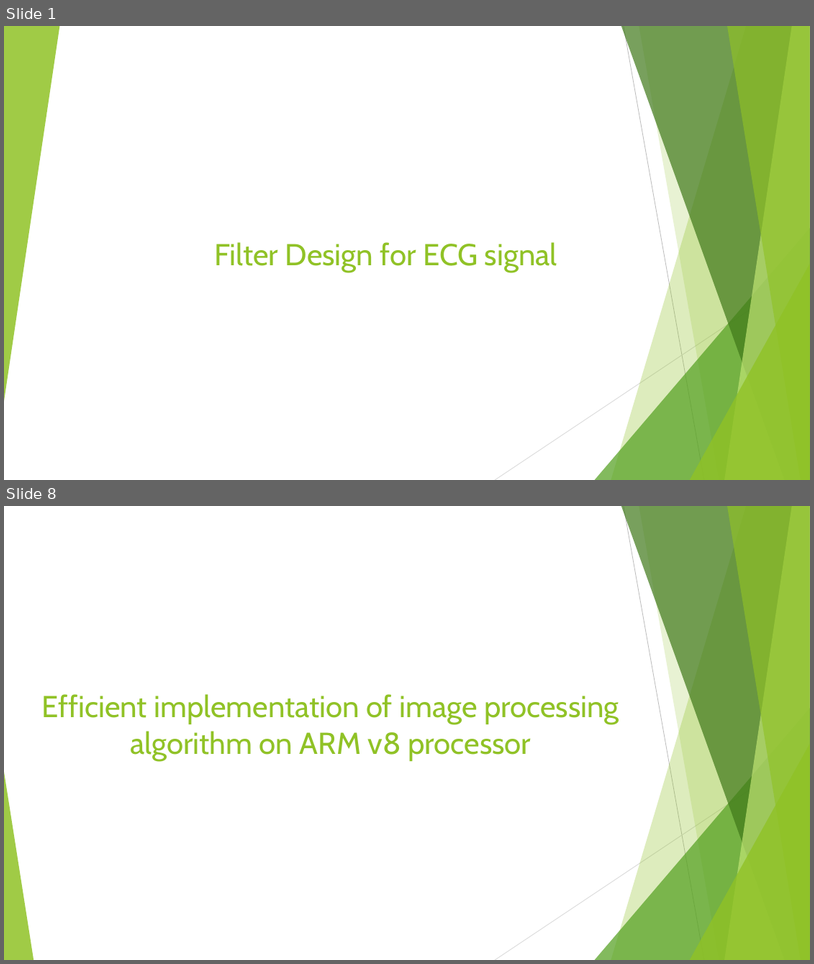
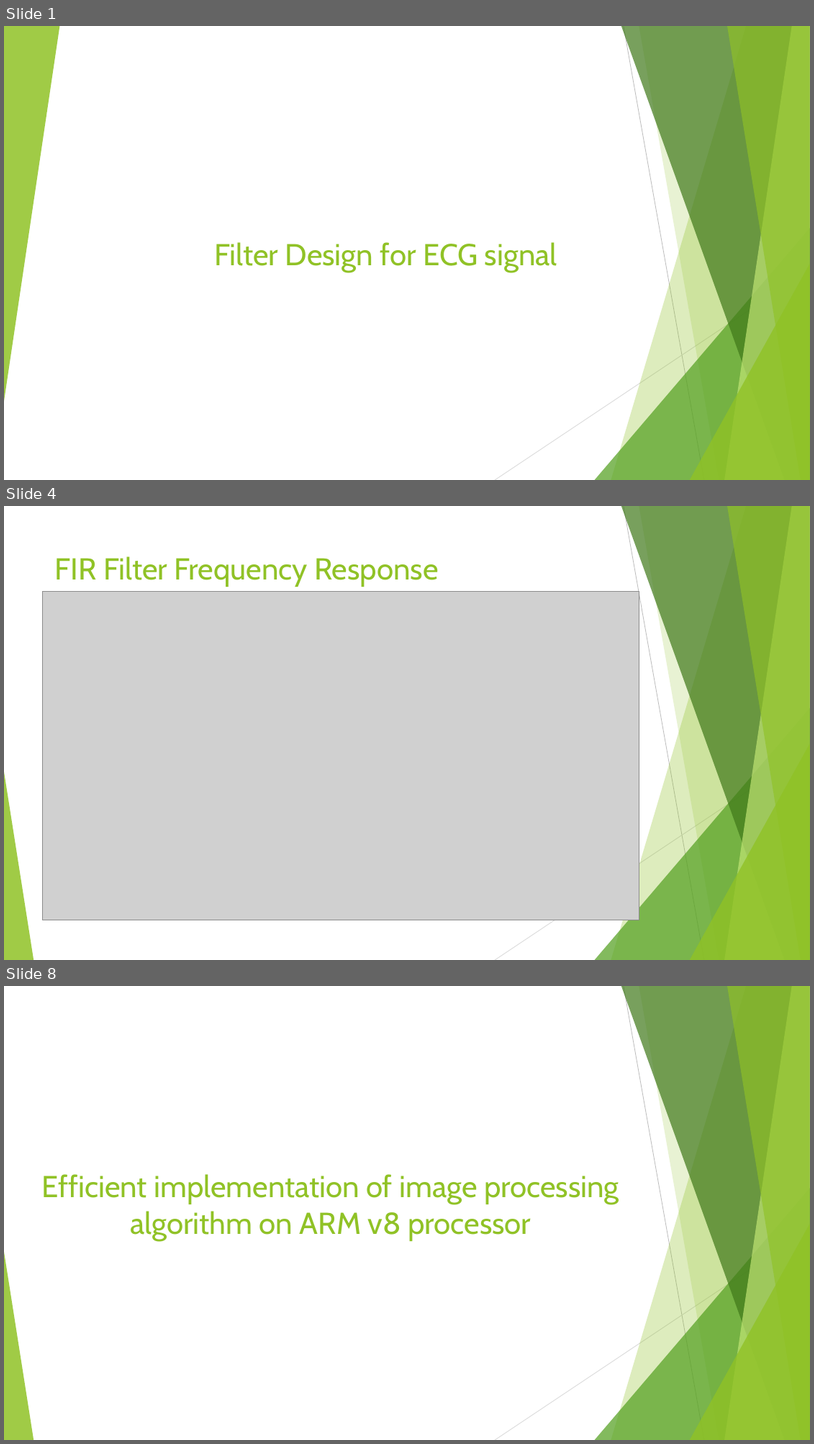
Before and after one commit to UmeshDeshmukh/Presentation, a slide deck: Presentation_E.pptx. Shown one above the other, each under a label of ours: slides 1 and 8 before the commit, slides 1, 4 and 8 after it; the slides between them are not shown. The pictures are 814x964 and 814x1444 pixels, drawn with LibreOffice and Linux fonts; fonts in the diff are those of the drawing; grey boxes stand for pictures. Boxes give left, top, right and bottom in pixels: in the first picture for what was removed or moved away, otherwise in the second. Text is boxed around its words. In the diff, an @@ line names an element or a change of style, - is before the commit and + after.

```diff
--- a/Presentation_E.pptx
+++ b/Presentation_E.pptx
@@ slide 4 added at (x1=4, y1=506, x2=810, y2=960), background #FFFFFF; not listed: 10 template elements that a slide beside it also shows @@
@@ title added at (x1=55, y1=556, x2=438, y2=587), 36 pt, text #90C226 @@
+FIR Filter Frequency Response
@@ picture added at (x1=42, y1=591, x2=639, y2=919) @@
```
Also in this commit, not shown: 4 slides changed, 6 other slides added, 6 slides removed.
